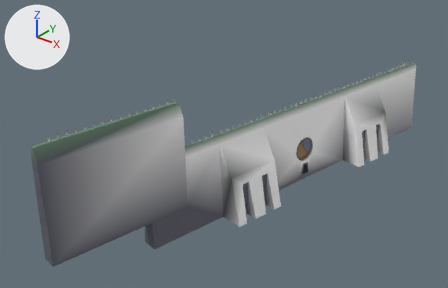
A saved change to the glTF model UKONG/models/ANTIC-WALL.glb.
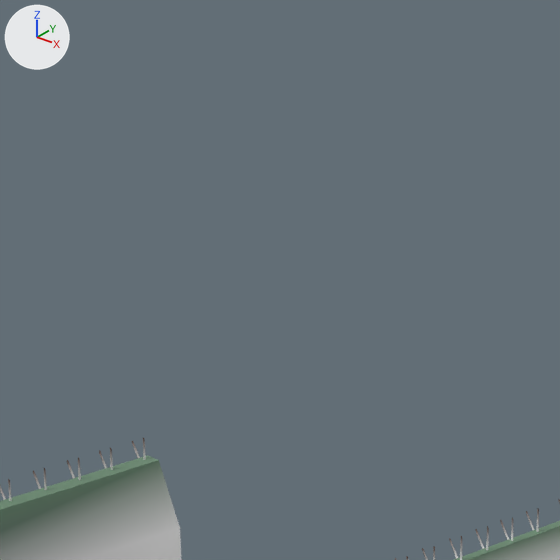
Each version appears first whole from a 50 mm camera at (225.0, -464.4, 108.5) aimed at (85.8, -290.3, 0.6), and next in a close-up on the part from 32% to 60% of the width and 0% to 43% of the height. Arrows for +X, +Y and +Z are at upper left; the lights stay in place. The last two pictures show the newer version. Vertices at exactly the same position are counted once.

Names of what the first close-up shows: '16-ANTIC-WALL'.
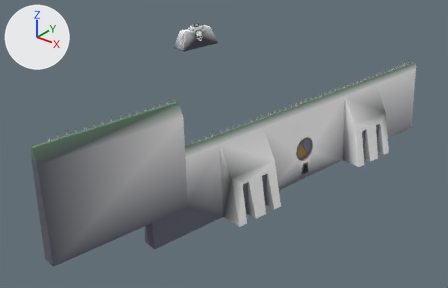
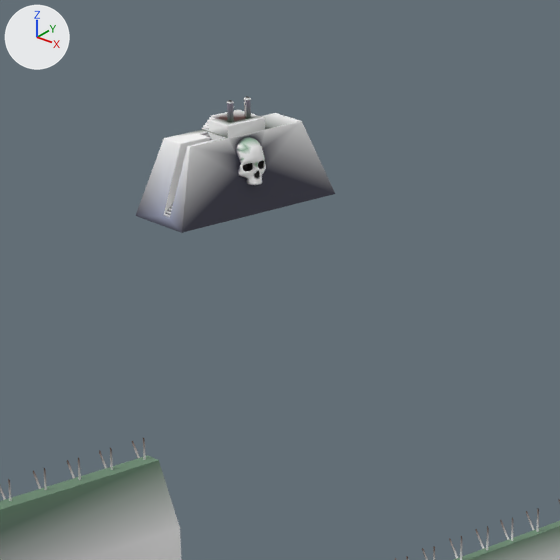
Diff of the bpy script that builds the scene:
```diff
--- a/UKONG/models/ANTIC-WALL.glb.py
+++ b/UKONG/models/ANTIC-WALL.glb.py
@@ me_cube_003 @@
 # used by ob_16_antic_wall; location = (0.0, 0.0, 0.0)
-me_cube_003.from_pydata(...)  # 1795 vertices, 2630 faces; spans x 85.0..127.0, y -378.0..-190.0, z -17.0..35.0
+me_cube_003.from_pydata(...)  # 2885 vertices, 4822 faces; spans x 45.0..127.0, y -378.0..-190.0, z -17.0..39.0
+# me_cube_003 part 1: a new loose piece of 1090 vertices spanning x 45.0..55.0, y -276.0..-255.0, z 28.0..39.0, in mat_oldstones
 me_cube_003.materials.append(mat_oldstones)
```

Pixel boxes (x1, y1, x2, y2) of what changed, in the close-ups (560 x 560 px):
'16-ANTIC-WALL', reshaped
    before: (0, 438, 560, 560)
    after: (0, 96, 560, 560)
part 1 of me_cube_003, added
    after: (136, 96, 335, 233)
